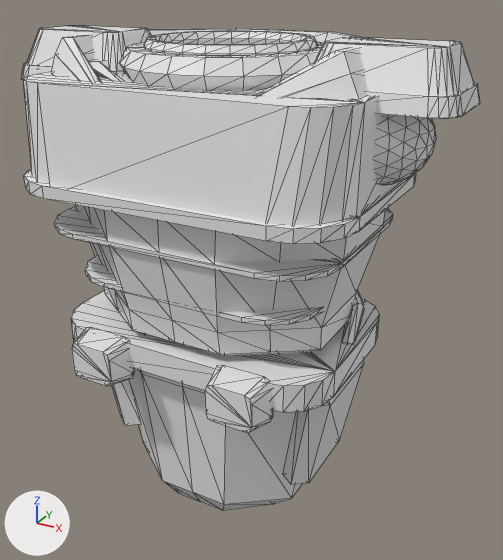
What one commit did to the OBJ model Models/person_female_vge_prestige_vacsuit.obj.
Rendered twice from a 50 mm camera at (0.571, -0.944, 0.889) aimed at (0.039, 0.023, 0.406). The lights are fixed; the arrows at lower left show +X, +Y and +Z. The picture after the commit comes second. Mesh edges are drawn as thin lines. Materials are left out; every surface is plain grey. Where no turn or scale is listed for an object, it has been applied to the vertices. Vertices at exactly the same position are counted once.

The scene before the commit, as lines of its bpy script (objects in view):
```python
me_person_female_vge_prestige_vacsuit = bpy.data.meshes.new('person_female_vge_prestige_vacsuit')
me_person_female_vge_prestige_vacsuit.from_pydata(...)  # 1788 vertices, 3480 faces; spans x -0.374..0.374, y -0.211..0.238, z 0.0..0.805
me_person_female_vge_prestige_vacsuit.materials.append(mat_stuff_plain)
me_person_female_vge_prestige_vacsuit.materials.append(mat_stuff_plain_dark)
me_person_female_vge_prestige_vacsuit.materials.append(mat_stuff_coat_under)
me_person_female_vge_prestige_vacsuit.materials.append(mat_vgeb9_gold)
me_person_female_vge_prestige_vacsuit.materials.append(mat_vgeb9_gold_dark)
me_person_female_vge_prestige_vacsuit.materials.append(mat_vgeb9_dark)
me_person_female_vge_prestige_vacsuit.materials.append(mat_stuff_seam)
me_person_female_vge_prestige_vacsuit.materials.append(mat_vgeb9_grey_dark)
me_person_female_vge_prestige_vacsuit.materials.append(mat_vgeb9_seal)
me_person_female_vge_prestige_vacsuit.materials.append(mat_vgeb9_grey)
ob_person_female_vge_prestige_vacsuit = bpy.data.objects.new('person_female_vge_prestige_vacsuit', me_person_female_vge_prestige_vacsuit)
ob_person_female_vge_prestige_vacsuit.location = (0.0, 0.0, 0.0)
```
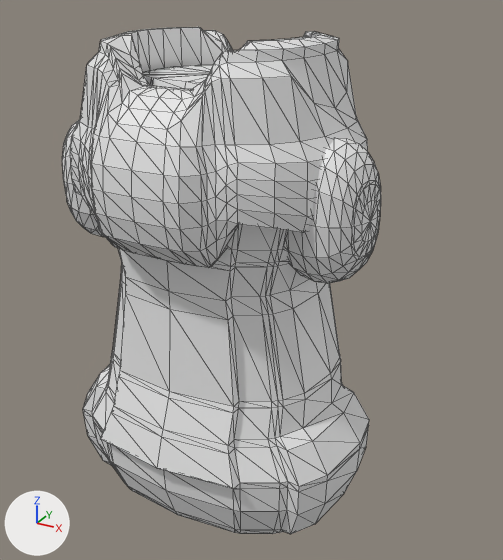
Scene script edits in JSON lines:
```json
{"block": "me_person_female_vge_prestige_vacsuit", "where": "# used by ob_person_female_vge_prestige_vacsuit; location = (0.0, 0.0, 0.0)"}
{"op": "remove", "block": "me_person_female_vge_prestige_vacsuit", "code": "me_person_female_vge_prestige_vacsuit.from_pydata(...)  # 1788 vertices, 3480 faces; spans x -0.374..0.374, y -0.211..0.238, z 0.0..0.805"}
{"op": "add", "block": "me_person_female_vge_prestige_vacsuit", "code": "me_person_female_vge_prestige_vacsuit.from_pydata(...)  # 1584 vertices, 3156 faces; spans x -0.275..0.275, y -0.237..0.167, z 0.0..0.808"}
{"block": "me_person_female_vge_prestige_vacsuit", "change": "me_person_female_vge_prestige_vacsuit part 1: the loose piece of 184 vertices spanning x -0.233..0.233, y -0.145..0.145, z 0.0..0.7 is rebuilt with 506 vertices and now spans x -0.262..0.262, y -0.221..0.167, z 0.0..0.75"}
{"block": "me_person_female_vge_prestige_vacsuit", "change": "me_person_female_vge_prestige_vacsuit part 2: the loose piece of 168 vertices spanning x -0.249..0.249, y -0.184..0.184, z 0.36..0.7 is rebuilt with 690 vertices and now spans x -0.228..0.228, y -0.237..0.164, z 0.37..0.808"}
{"block": "me_person_female_vge_prestige_vacsuit", "change": "me_person_female_vge_prestige_vacsuit part 3: a new loose piece of 194 vertices spanning x 0.13..0.275, y -0.115..0.027, z 0.468..0.682"}
{"block": "me_person_female_vge_prestige_vacsuit", "change": "me_person_female_vge_prestige_vacsuit part 4: a new loose piece of 194 vertices spanning x -0.275..-0.13, y -0.115..0.027, z 0.468..0.682"}
{"block": "me_person_female_vge_prestige_vacsuit", "change": "me_person_female_vge_prestige_vacsuit part 5: 21 loose pieces with 1120 vertices, spanning x -0.374..0.374, y -0.211..0.235, z 0.09..0.805, are deleted"}
{"block": "me_person_female_vge_prestige_vacsuit", "change": "me_person_female_vge_prestige_vacsuit part 6: 316 vertices removed from x -0.278..0.278, y -0.211..0.238, z 0.36..0.8"}
```

Boxes [x1, y1, x2, y2] around the edits, measured in the pictures (503 x 560 px):
```json
{"object": "person_female_vge_prestige_vacsuit", "change": "reshaped", "before": [21, 26, 480, 511], "after": [62, 27, 381, 534], "on screen": "30% narrower"}
{"part": 1, "of": "me_person_female_vge_prestige_vacsuit", "change": "rebuilt", "before": [112, 351, 364, 511], "after": [83, 65, 369, 534]}
{"part": 2, "of": "me_person_female_vge_prestige_vacsuit", "change": "rebuilt", "before": [76, 205, 385, 355], "after": [70, 27, 368, 268]}
{"part": 3, "of": "me_person_female_vge_prestige_vacsuit", "change": "added", "after": [286, 138, 381, 283]}
{"part": 4, "of": "me_person_female_vge_prestige_vacsuit", "change": "added", "after": [62, 120, 105, 237]}
{"part": 5, "of": "me_person_female_vge_prestige_vacsuit", "change": "deleted", "before": [21, 26, 480, 432]}
{"part": 6, "of": "me_person_female_vge_prestige_vacsuit", "change": "deleted", "before": [23, 28, 417, 281]}
```
